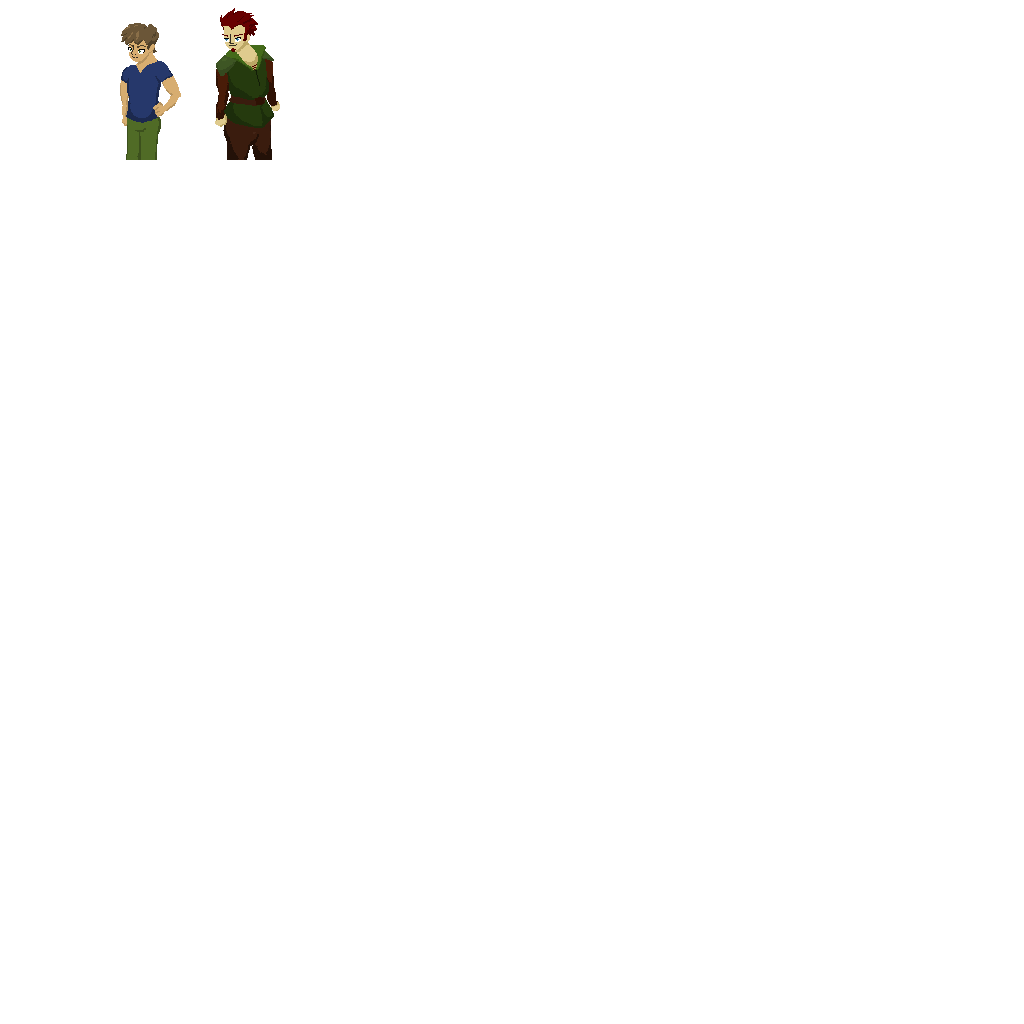
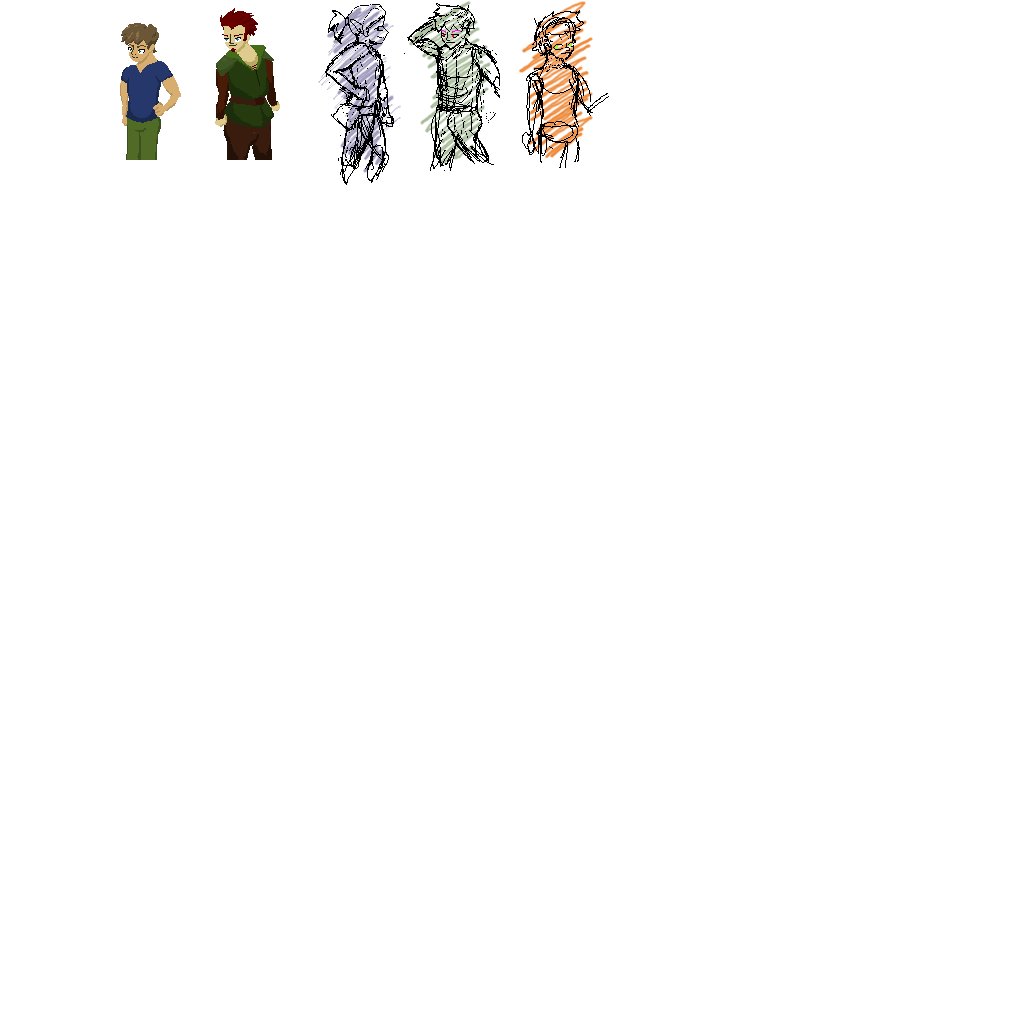
Layered file, before and after one edit (1024x1024). Changes by layer:
added layer "temp sketch" above "lines #1" over [325, 3, 609, 185]
added layer "lines #1" above "sketch" over [318, 1, 594, 174]
